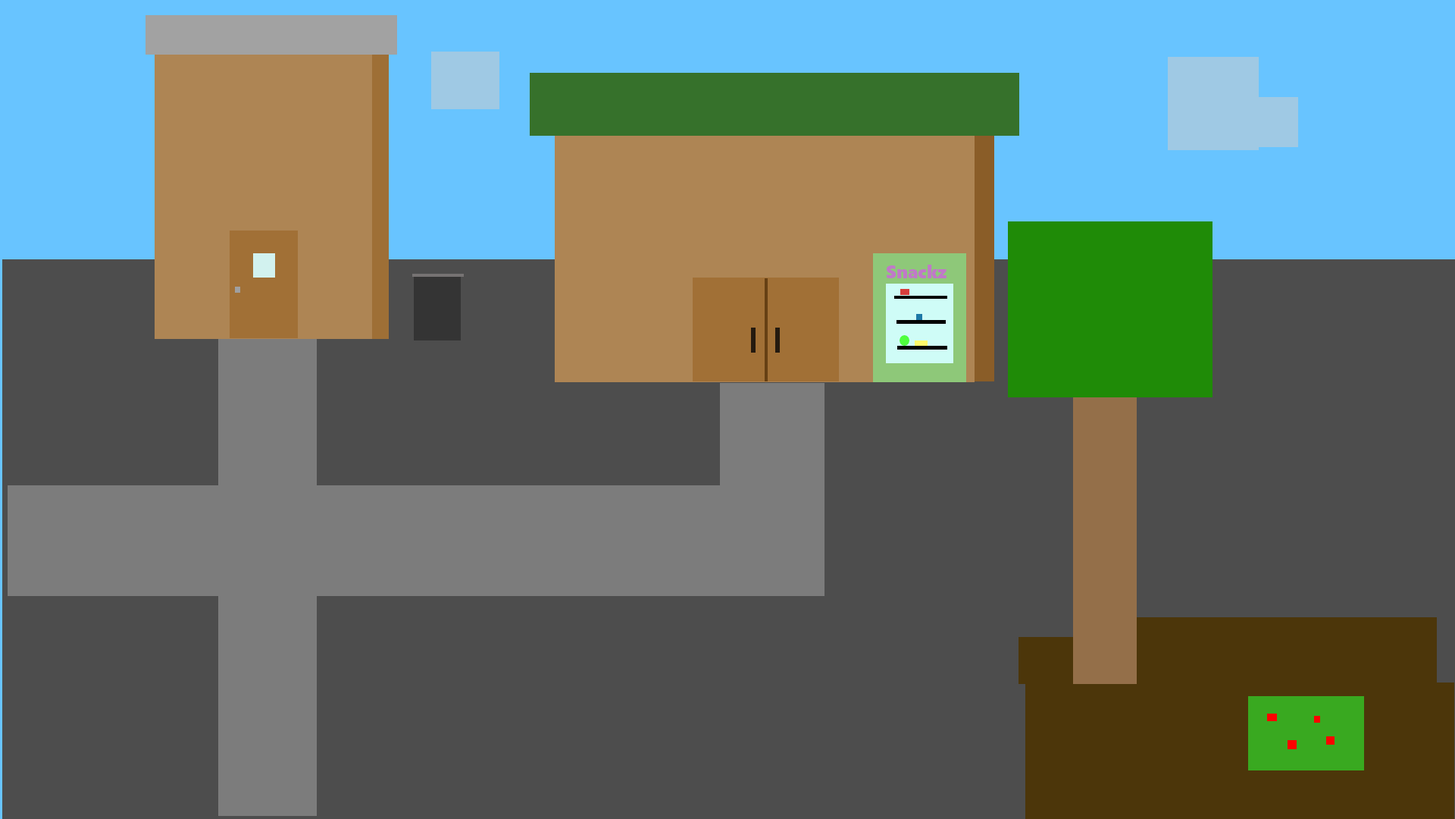
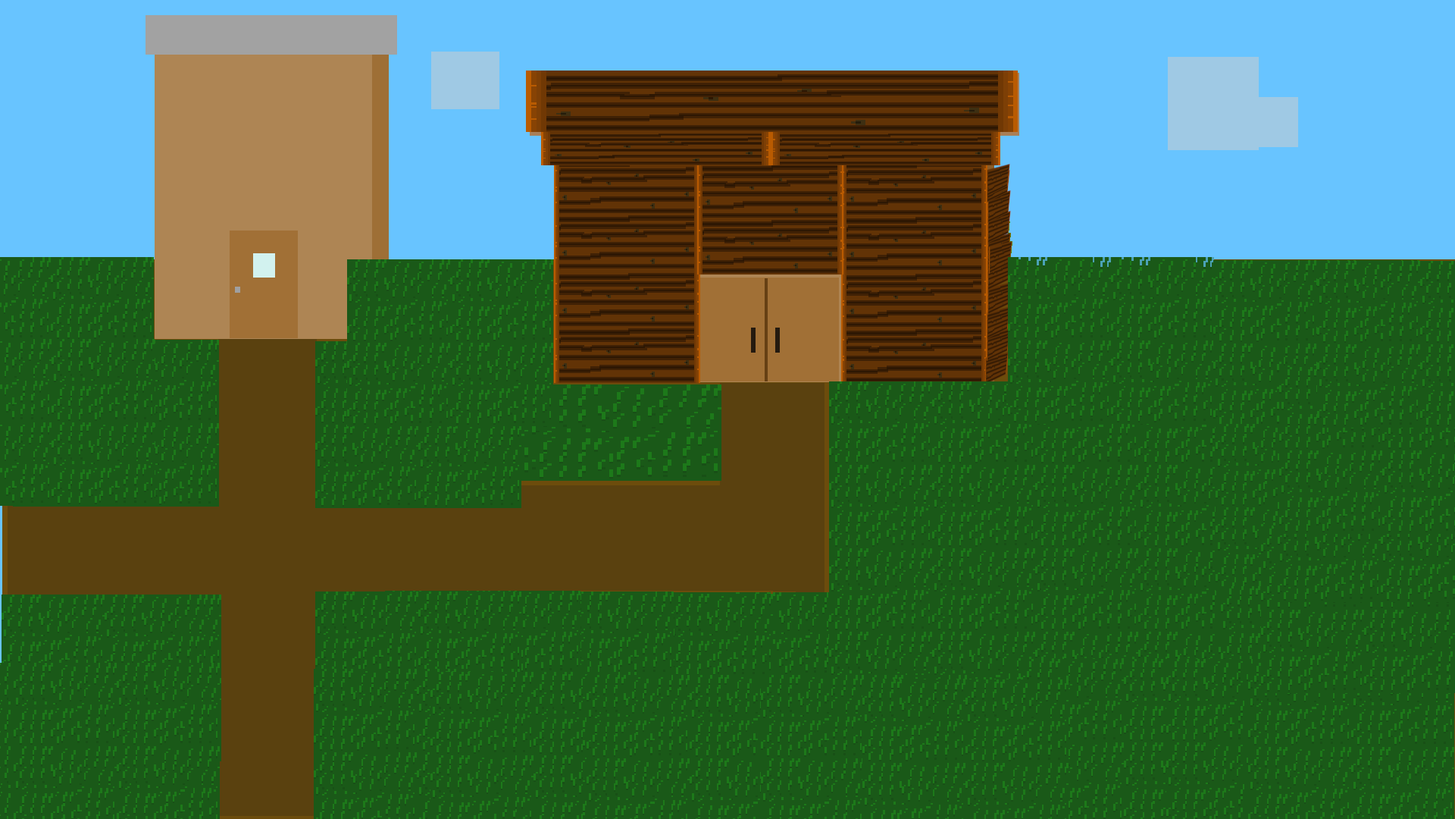
Layers edited between the first and the second 1455 x 819 image:
removed layer "Snackz" over [886, 264, 947, 279]
painted on "Background" over [0, 70, 1455, 819]
